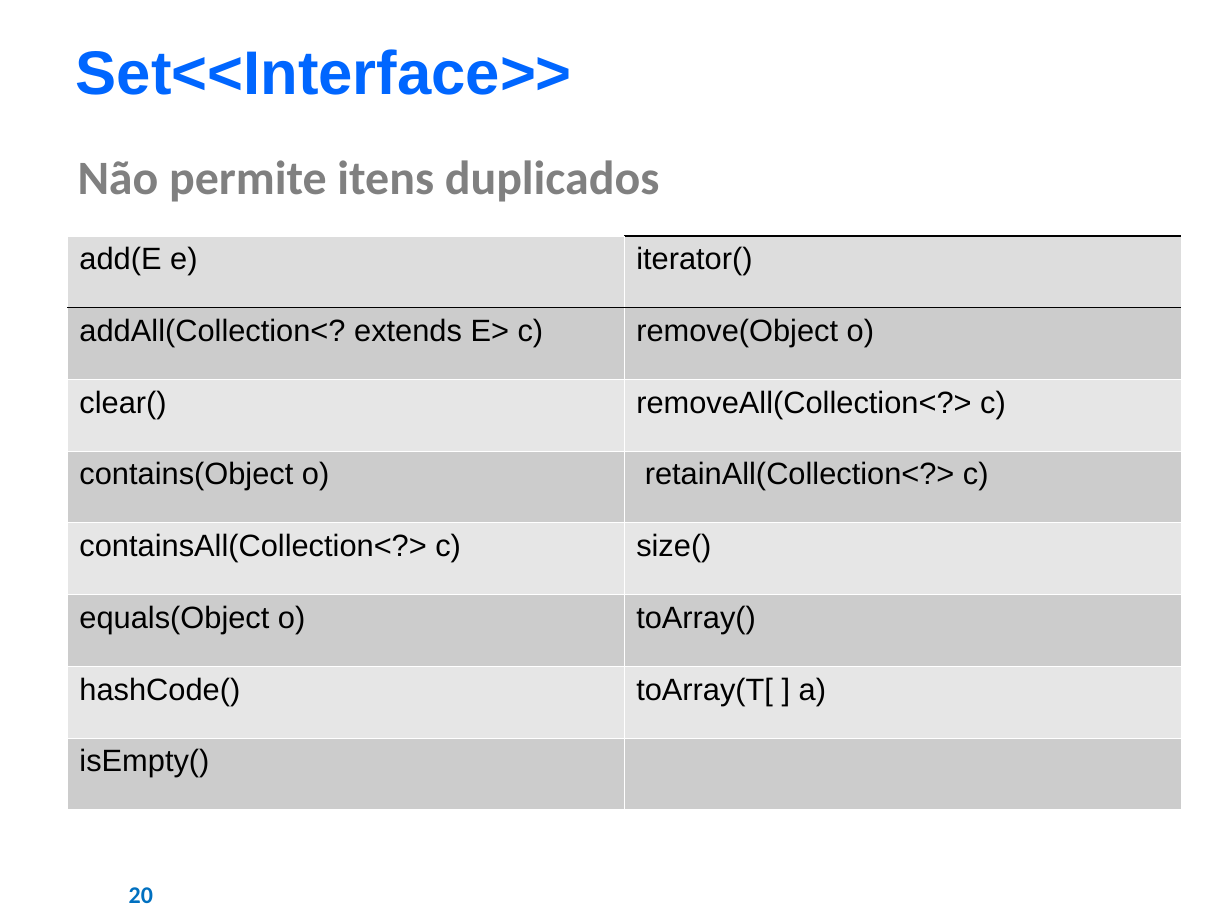
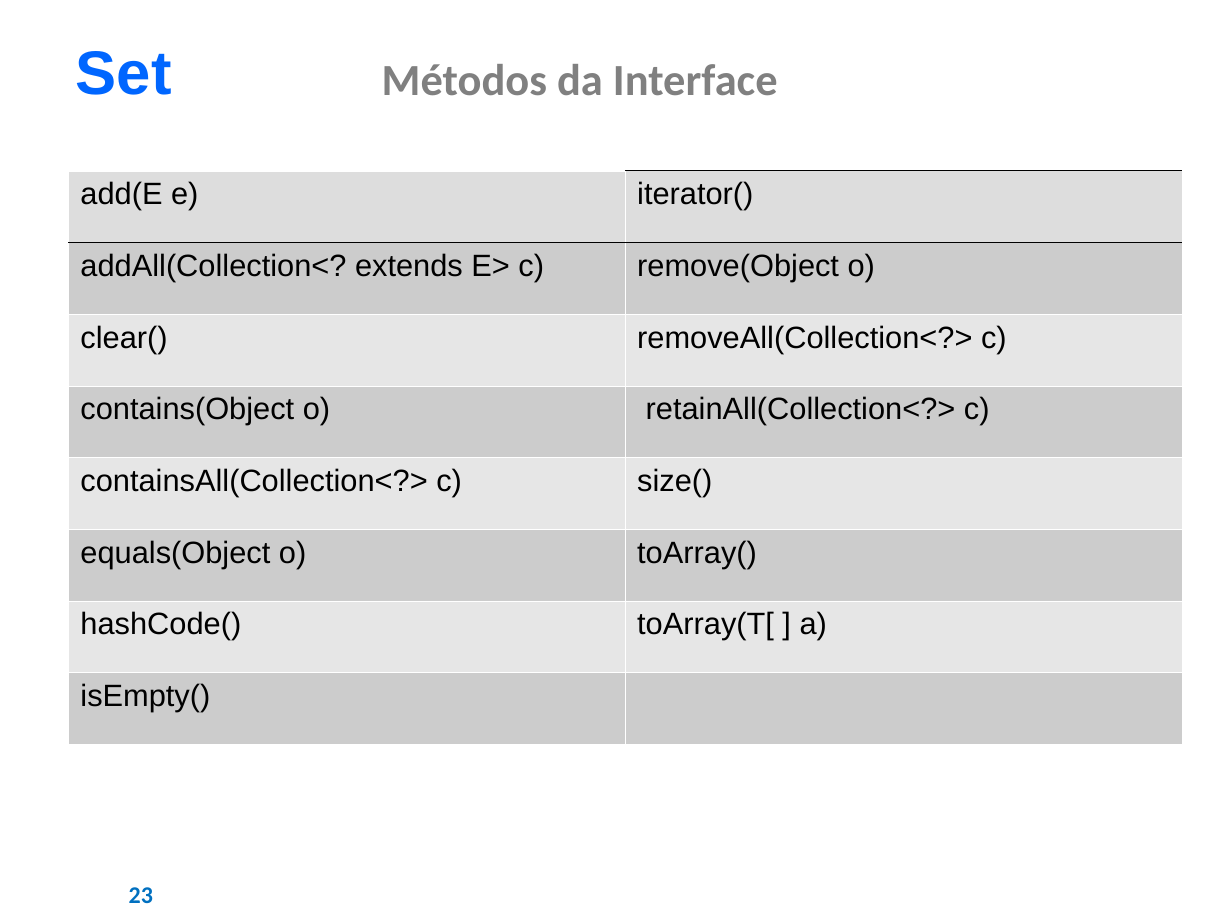
Before and after one commit to AJKFreitas/collections-learning, a slide deck: slide 23 of Estudos - Collections Framework.pptx (slide 20 before the commit). Drawn at 1232x924 pixels with LibreOffice and Linux fonts; fonts in the diff are those of the drawing; background and template pictures are left out. Boxes give left, top, right and bottom in pixels: in the first picture for what was removed or moved away, otherwise in the second. Text is boxed around its words. In the diff, an @@ line names an element or a change of style, - is before the commit and + after.

```diff
--- a/Estudos - Collections Framework.pptx
+++ b/Estudos - Collections Framework.pptx
@@ text at (x1=76, y1=51, x2=172, y2=95): text changed @@
-Set<<Interface>>
+Set
@@ text added at (x1=382, y1=64, x2=778, y2=95), 26 pt, text #808080, bold @@
+Métodos da Interface
@@ table moved from (x1=68, y1=235, x2=1181, y2=809) to (x1=68, y1=171, x2=1181, y2=745) @@
@@ text removed at (x1=78, y1=160, x2=659, y2=202) @@
-Não permite itens duplicados
@@ page number at (x1=129, y1=887, x2=153, y2=903): text changed @@
-20
+23
```
Also in this commit, not shown: 15 other slides changed, 6 slides added, 2 slides removed, 1 other file.
